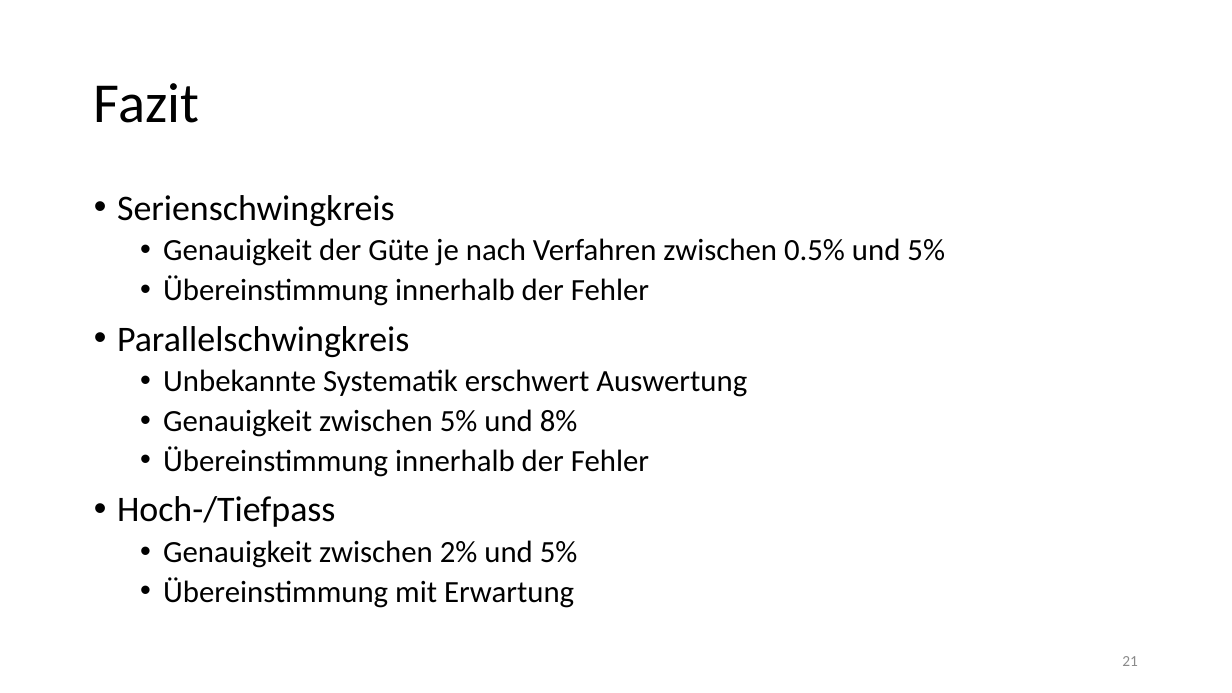
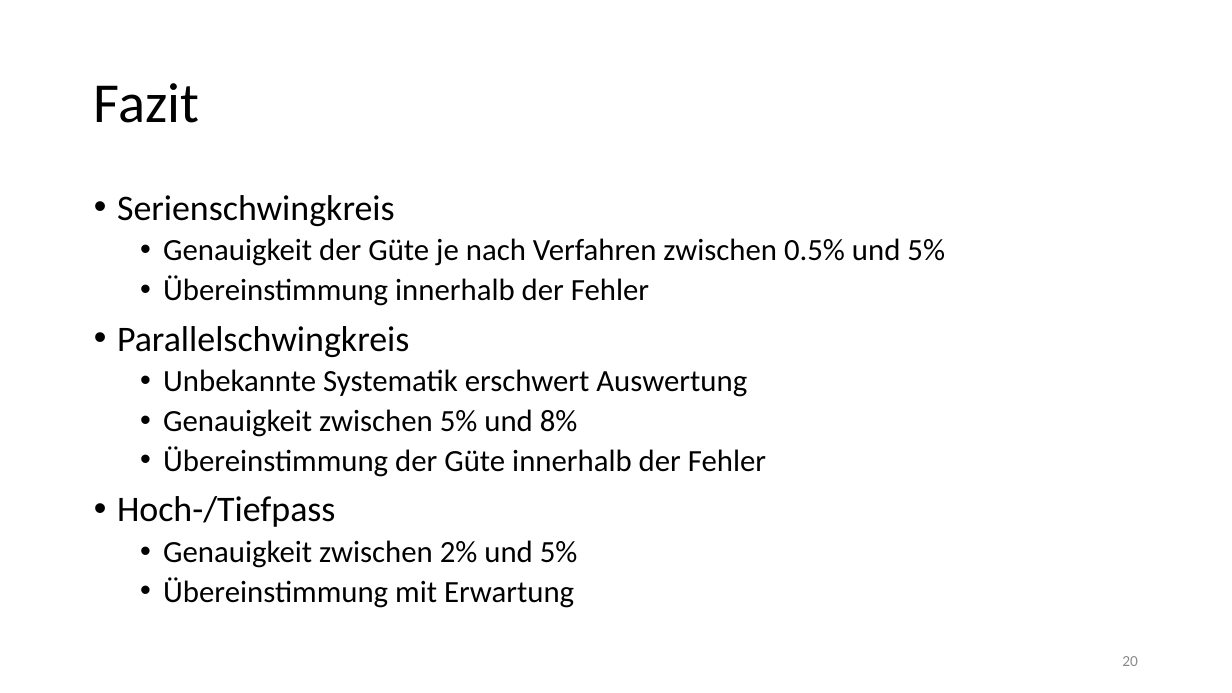
Before and after one commit to thewhitecat/grundpraktikum1, a slide deck: slide 20 of grundpraktikum2/E-Lehre/E-Lehre.pptx (slide 21 before the commit). Drawn at 1232x693 pixels with LibreOffice and Linux fonts; fonts in the diff are those of the drawing. Boxes give left, top, right and bottom in pixels: in the first picture for what was removed or moved away, otherwise in the second. Text is boxed around its words. In the diff, an @@ line names an element or a change of style, - is before the commit and + after.

```diff
--- a/grundpraktikum2/E-Lehre/E-Lehre.pptx
+++ b/grundpraktikum2/E-Lehre/E-Lehre.pptx
@@ text at [163, 446, 766, 477]: text changed @@
-  • Übereinstimmung innerhalb der Fehler
+  • Übereinstimmung der Güte innerhalb der Fehler
@@ page number at [1122, 656, 1138, 666]: text changed @@
-21
+20
```
Also in this commit, not shown: 3 other slides changed, 1 slide added, 2 slides removed.
